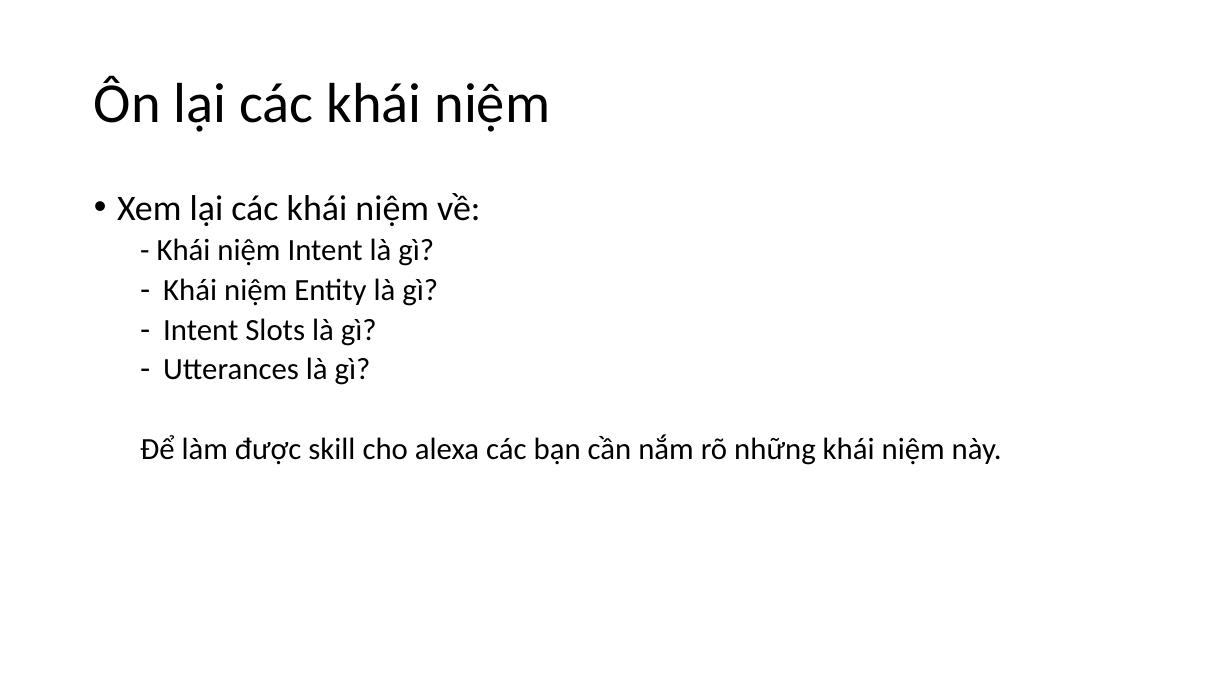
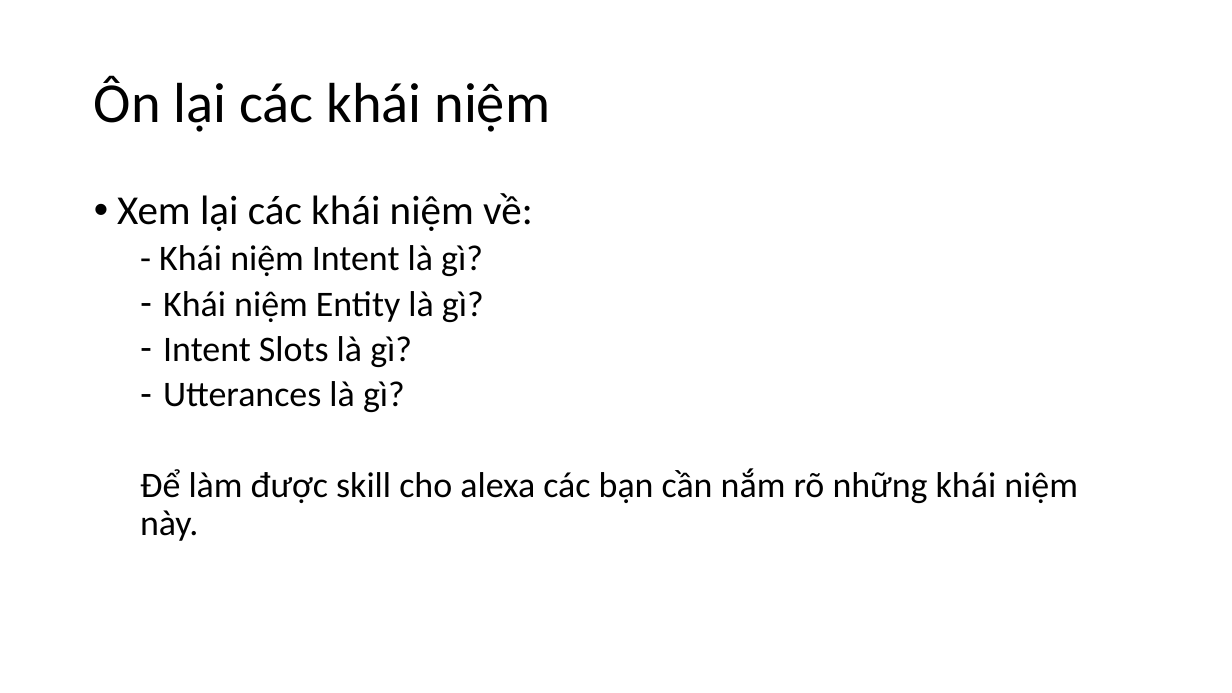
Before and after one commit to Huong-nt/EduMall-KhoaHocIOT, a slide deck: slide 2 of 12. Giới thiệu các bước làm Skill Alexa/Giới thiệu các bước làm Skill Alexa.pptx. Drawn at 1232x693 pixels with LibreOffice and Linux fonts; fonts in the diff are those of the drawing. Boxes give left, top, right and bottom in pixels: in the first picture for what was removed or moved away, otherwise in the second. Text is boxed around its words. In the diff, an @@ line names an element or a change of style, - is before the commit and + after.

```diff
--- a/12. Giới thiệu các bước làm Skill Alexa/Giới thiệu các bước làm Skill Alexa.pptx
+++ b/12. Giới thiệu các bước làm Skill Alexa/Giới thiệu các bước làm Skill Alexa.pptx
@@ text "Xem lại các khái niệm ..." at box(117, 193, 1078, 541): size 28 to 32 pt in "Xem lại các khái niệm về:"; size 24 to 28 pt in "- Khái niệm Intent là gì?", "Khái niệm Entity là gì?", "Intent Slots là gì?", "Utterances là gì?" and 1 more places @@
```
Also in this commit, not shown: 3 other slides changed, 2 slides added, 3 other files.
